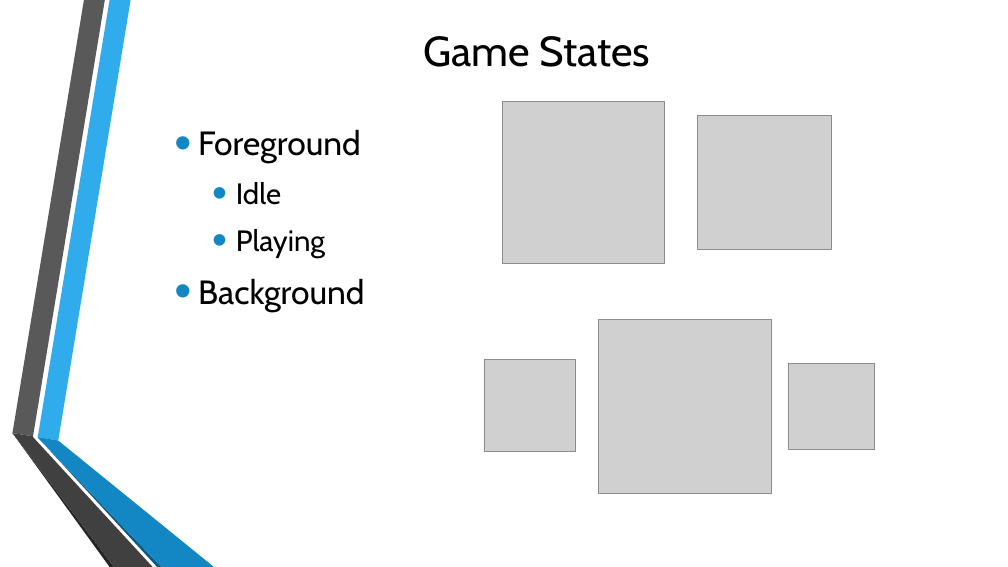
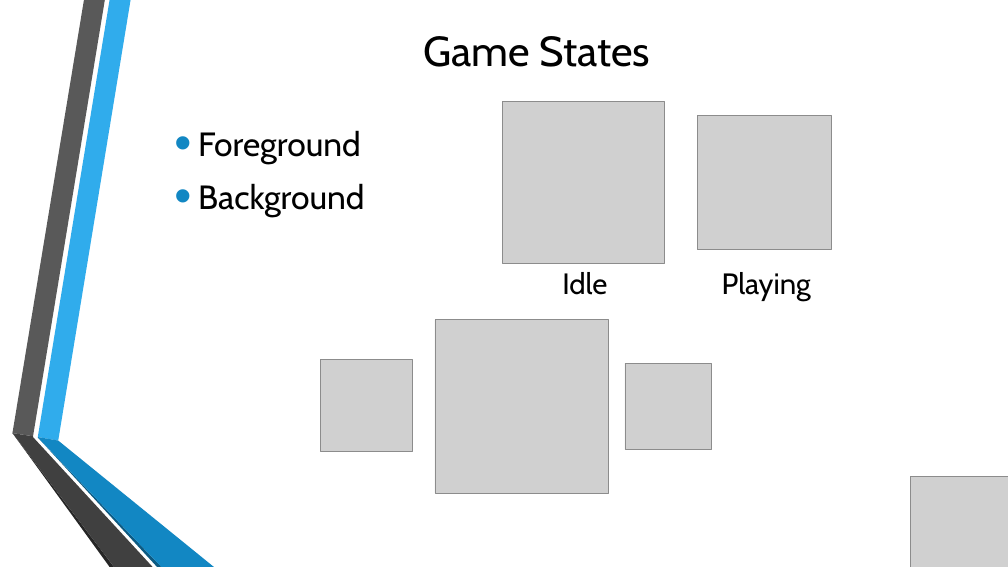
Before and after one commit to milindhg/Hunger_Games-Android_Games_Analysis, a slide deck: slide 10 of Final Report/Android Games Analysis Final Presentation1.pptx (slide 9 before the commit). Drawn at 1008x567 pixels with LibreOffice and Linux fonts; fonts in the diff are those of the drawing; grey boxes stand for pictures; background and template pictures are left out. Boxes give left, top, right and bottom in pixels: in the first picture for what was removed or moved away, otherwise in the second. Text is boxed around its words. In the diff, an @@ line names an element or a change of style, - is before the commit and + after.

```diff
--- a/Final Report/Android Games Analysis Final Presentation1.pptx
+++ b/Final Report/Android Games Analysis Final Presentation1.pptx
@@ text at <box>236,182,325,258</box>: paragraphs removed @@
-  • Idle
-  • Playing
@@ text added at <box>562,272,607,295</box>, 28 pt, text #000000 @@
+  Idle
@@ text added at <box>722,272,811,302</box>, 28 pt, text #000000 @@
+  Playing
@@ 3 pictures: place and size @@
-3 pictures at <box>484,320,875,493</box>
+3 pictures at <box>321,320,712,493</box>
@@ picture added at <box>910,477,1008,567</box> @@
```
Also in this commit, not shown: 25 other slides changed, 4 slides added, 3 slides removed, 1 other file.
